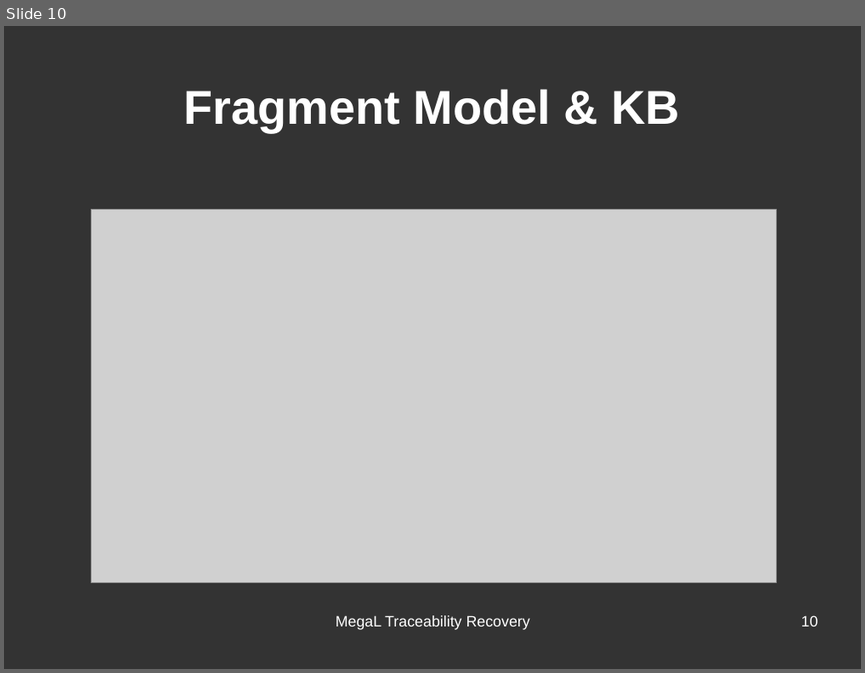
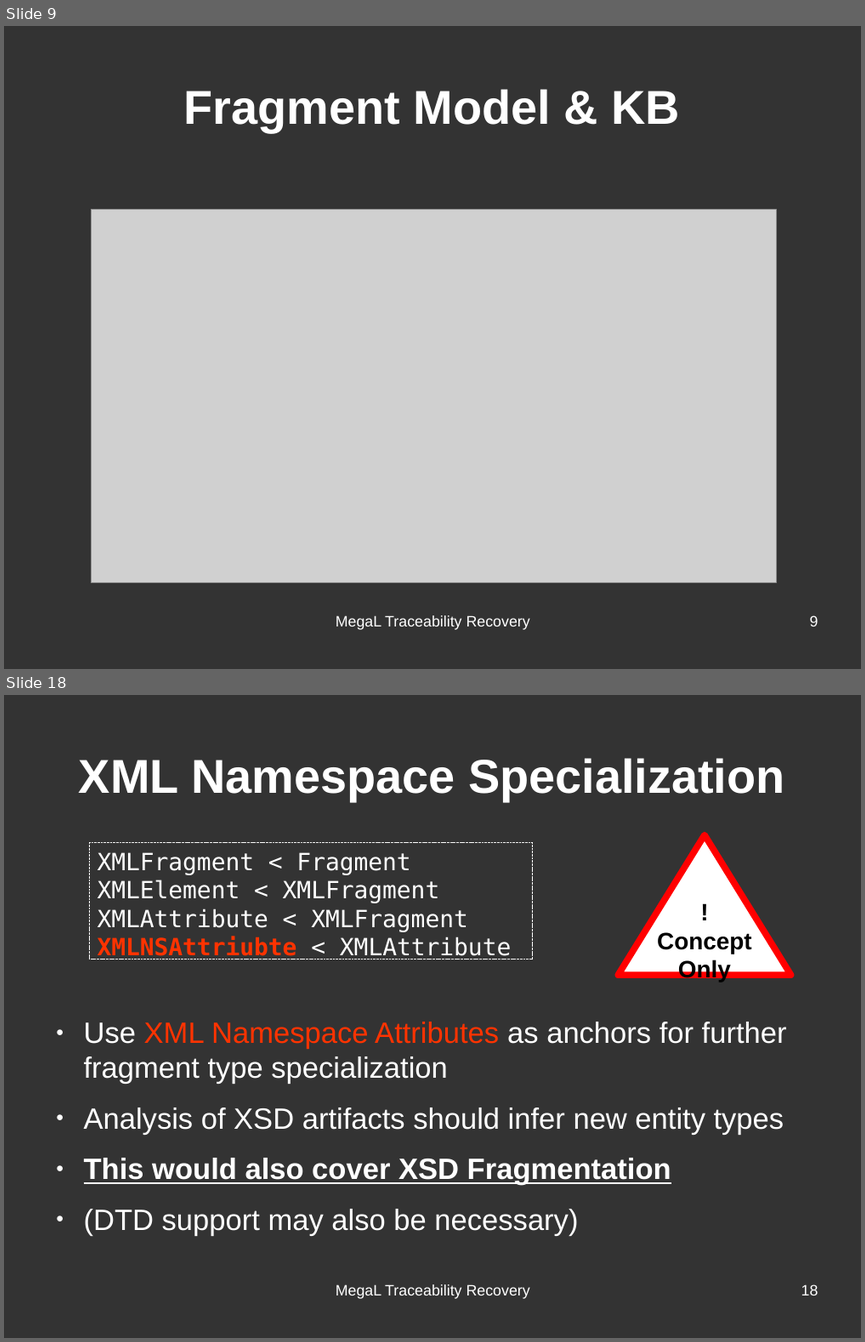
Before and after one commit to hayasam/megal-tr, a slide deck: slides/meeting-2016-06-28/meeting-2016-06-28.odp. Shown one above the other, each under a label of ours: slide 10 before the commit, slides 9 and 18 after it; the slides between them are not shown. The pictures are 865x673 and 865x1342 pixels, drawn with LibreOffice and Linux fonts; fonts in the diff are those of the drawing; grey boxes stand for pictures. Boxes give left, top, right and bottom in pixels: in the first picture for what was removed or moved away, otherwise in the second. Text is boxed around its words. In the diff, an @@ line names an element or a change of style, - is before the commit and + after.

```diff
--- a/slides/meeting-2016-06-28/meeting-2016-06-28.odp
+++ b/slides/meeting-2016-06-28/meeting-2016-06-28.odp
@@ slide 18 added at (4, 695, 861, 1338), background #333333 @@
@@ title added at (79, 758, 784, 801), 44 pt, text #FFFFFF, bold @@
+XML Namespace Specialization
@@ rectangle added at (90, 843, 533, 959), outline #FFFFFF 0 pt, 22 pt, text #FFFFFF @@
+XMLFragment < Fragment
+XMLElement < XMLFragment
+XMLAttribute < XMLFragment
+XMLNSAttriubte < XMLAttribute
@@ triangle added at (619, 835, 791, 975), fill #FFFFFF, outline #FF0000 6.01 pt, 22 pt, text #000000, bold @@
+!
+Concept
+Only
@@ text added at (84, 1021, 787, 1236), 27.2 pt, text #FFFFFF @@
+● Use XML Namespace Attributes as anchors for further fragment type specialization
+● Analysis of XSD artifacts should infer new entity types
+● This would also cover XSD Fragmentation
+● (DTD support may also be necessary)
@@ text added at (336, 1284, 530, 1299), 14 pt, text #FFFFFF @@
+MegaL Traceability Recovery
@@ page number added at (801, 1284, 818, 1295), 14 pt, text #FFFFFF @@
+18
@@ what was slide 10 is now slide 9 @@
@@ page number at (810, 615, 818, 626): text changed @@
-10
+9
```
Also in this commit, not shown: 11 slides changed, 4 other slides added, 5 slides removed, 1 other file.
